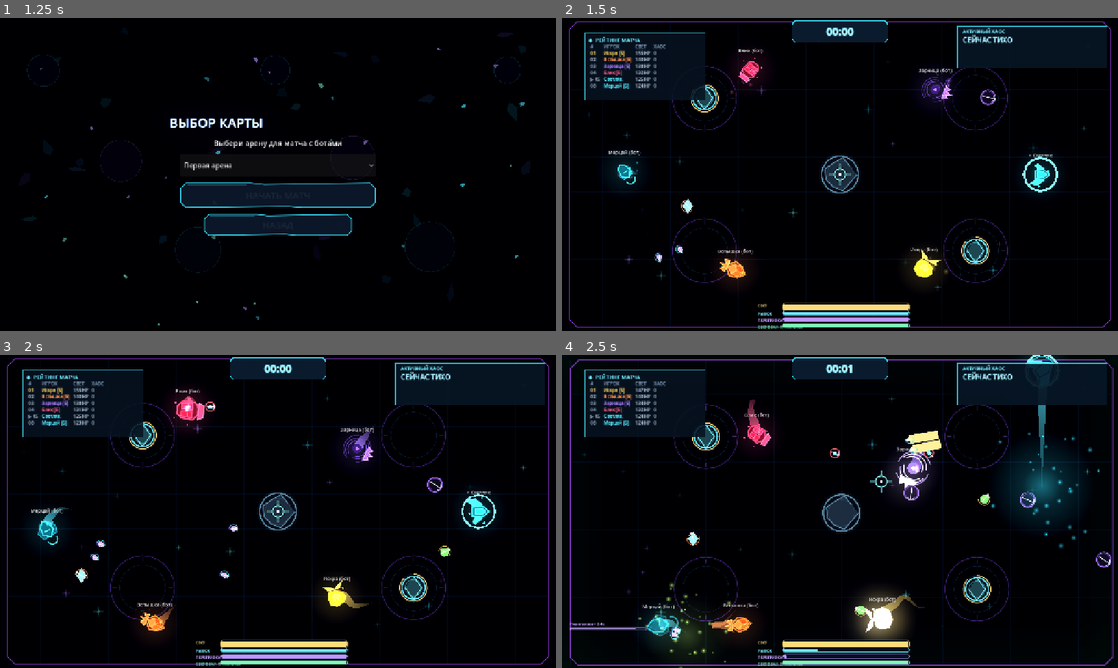
Above: before the commit, frames 1-4 (two rows, left to right).
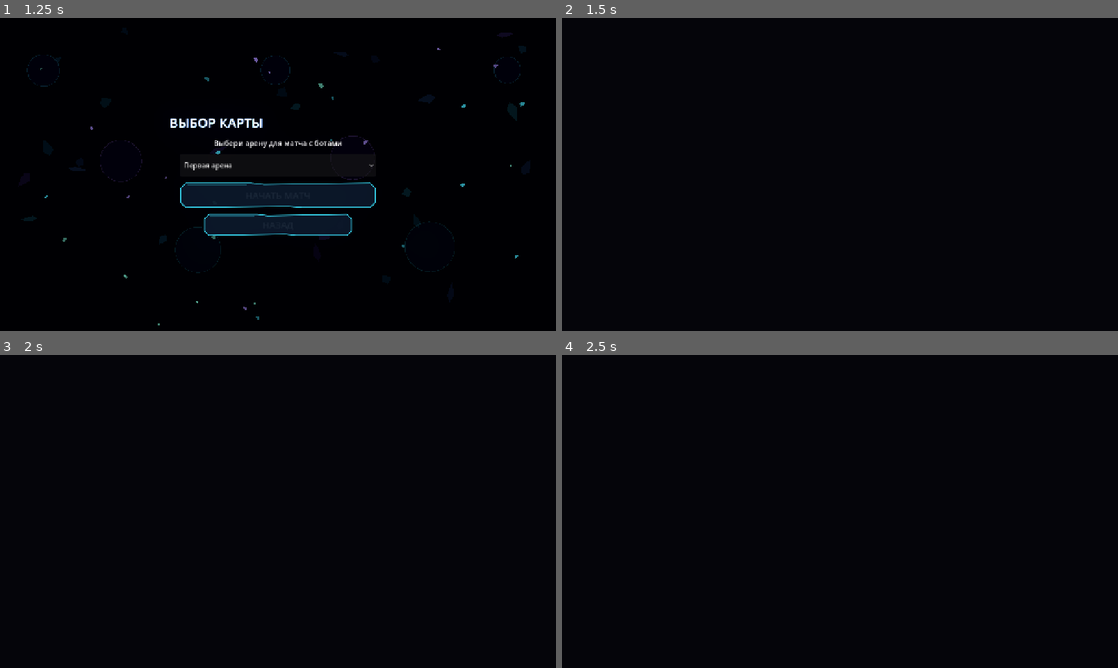
Above: after the commit, the same moments.

Repository: DvoreZZKy/svetobalamut
Game: Godot game, scene res://scenes/menu.tscn
The game is run twice, just before and just after one commit, with the same random seed, the same clock (stepped at 60 frames per second) and the same inputs.
Inputs (mouse positions are in pixels of both pictures, inside the frame that each line leads up to):
- Up to frame 1 (1.25 s): click "Играть одному (с ботами)" at 0.5 s
- Up to frame 2 (1.5 s): click "НАЧАТЬ МАТЧ" at 1.25 s
- Up to frame 3 (2 s): no input
- Up to frame 4 (2.5 s): tap Enter (restart) at 2 s; move the mouse to (867, 511) at 2.02 s; hold W (up) from 2.03 s (still down); hold Space (dash) from 2.03 s (still down); tap Q (ability) at 2.1 s; click (867, 511) at 2.17 s

Frame 1 is identical in both runs. In frame 2, 8.8% of the frame differs, in the area x 1-99%, y 0-100%; in frame 3, 9.3%; in frame 4, 17%, in the area x 1-100%, y 0-100%.
Error after the commit: Parse Error: Unindent doesn't match the previous indentation level. (res://scripts/arena.gd:2277)

Commit message:
Improve ability HUD clarity, feedback, post-match input and bot zone awareness

Diff:
--- a/scripts/arena.gd
+++ b/scripts/arena.gd
@@ -538,27 +538,27 @@
 	ability_duration_bar = _bar(Vector2(18, 0), Vector2(176, 7), Color("#c3a0ff"), cl)
 	ability_duration_bar.anchor_top = 1.0
 	ability_duration_bar.anchor_bottom = 1.0
-	ability_duration_bar.offset_top = -94
-	ability_duration_bar.offset_bottom = -87
+	ability_duration_bar.offset_top = -132
+	ability_duration_bar.offset_bottom = -125
 	ability_duration_bar.visible = false
 	extra_duration_bar = _bar(Vector2(18, 0), Vector2(176, 7), Color("#72f5b4"), cl)
 	extra_duration_bar.anchor_top = 1.0
 	extra_duration_bar.anchor_bottom = 1.0
-	extra_duration_bar.offset_top = -73
-	extra_duration_bar.offset_bottom = -66
+	extra_duration_bar.offset_top = -104
+	extra_duration_bar.offset_bottom = -97
 	extra_duration_bar.visible = false
 	ability_duration_label = _label("Q • ДЕЙСТВУЕТ", 9, Vector2(18, 0), Vector2(176, 13), cl)
 	ability_duration_label.anchor_top = 1.0
 	ability_duration_label.anchor_bottom = 1.0
-	ability_duration_label.offset_top = -108
-	ability_duration_label.offset_bottom = -95
+	ability_duration_label.offset_top = -149
+	ability_duration_label.offset_bottom = -135
 	ability_duration_label.add_theme_color_override("font_color", Color("#c3a0ff"))
 	ability_duration_label.visible = false
 	extra_duration_label = _label("F • ДЕЙСТВУЕТ", 9, Vector2(18, 0), Vector2(176, 13), cl)
 	extra_duration_label.anchor_top = 1.0
 	extra_duration_label.anchor_bottom = 1.0
-	extra_duration_label.offset_top = -87
-	extra_duration_label.offset_bottom = -74
+	extra_duration_label.offset_top = -121
+	extra_duration_label.offset_bottom = -107
 	extra_duration_label.add_theme_color_override("font_color", Color("#72f5b4"))
 	extra_duration_label.visible = false
 	var light_caption := _label("СВЕТ", 9, Vector2.ZERO, Vector2(54, 14), cl)
@@ -1109,6 +1109,9 @@
 
 func _input(event: InputEvent) -> void:
 	if event is InputEventMouseButton and event.pressed and event.button_index in [MOUSE_BUTTON_WHEEL_UP, MOUSE_BUTTON_WHEEL_DOWN]:
+		# The post-match screen owns the mouse wheel completely: never zoom the arena there.
+		if view.get("ph", "play") == "over":
+			return
 		var over_result_scroll := result_detail_open and is_instance_valid(result_list_scroll) and result_list_scroll.get_global_rect().has_point(event.position)
 		if not over_result_scroll:
 			camera_zoom = clampf(camera_zoom + (0.06 if event.button_index == MOUSE_BUTTON_WHEEL_UP else -0.06), 0.42, 1.25)
@@ -2271,6 +2274,13 @@
 				if is_instance_valid(fx_mat):
 					var tw := create_tween()
 					tw.tween_method(func(v: float): fx_mat.set_shader_parameter("aberr", v), 0.03, 0.0, 0.55)
+ 			"ability_failed":
+				if int(e.get("id", 0)) == local_id:
+					_show_banner("НИКОГО В РАДИУСЕ — АТАКА НЕ УДАЛАСЬ")
+					Sfx.play("hit", 0.65, -8.0)
+			"ability_notice":
+				if int(e.get("id", 0)) == local_id:
+					_show_banner(str(e.get("text", "СПОСОБНОСТЬ АКТИВИРОВАНА")))
 			"ability":
 				var ability_kind := int(e.get("kind", 0))
 				if ability_kind == 7:
--- a/scripts/sim.gd
+++ b/scripts/sim.gd
@@ -9,6 +9,48 @@
 var danger_half_extents := Vector2.ZERO
 var map_object_timer := 2.0
 const MAX_LIGHT := 125.0
+const ABILITY_Q_NOTICES := [
+	"Перегрузка: скорость и темп атак повышены",
+	"Энергощит: входящий урон уменьшен",
+	"Фазовый скачок: рывок вперёд с неуязвимостью",
+	"Звёздный залп: круг из десяти рикошетящих снарядов",
+	"Разгон: ускорение передвижения",
+	"Притяжение: поле притягивает ближайших противников",
+	"Липкая броня: получен временный щит",
+	"Вспышка: мощный взрыв вокруг персонажа",
+	"Смещение: созданы два отвлекающих двойника",
+	"Гранёный залп: следующие пять выстрелов усилены",
+	"Гравитационная яма: поле притягивает врагов",
+	"Отскок: следующие пять выстрелов рикошетят",
+	"Перегрев: временно повышен урон",
+	"Высасывание: ближайший противник теряет свет",
+	"Размах: ускорение и усиленный размах",
+	"Поглощение: щит поглощает снаряды",
+	"Автотурель: турель активна рядом с вами",
+	"Отталкивание: включено силовое поле",
+	"Фазирование: краткая неуязвимость"
+]
+const ABILITY_F_NOTICES := [
+	"Световая приманка: пожиратели отвлекаются на маяк",
+	"Поглощение снарядов: ловите выстрелы и превращайте их в свет",
+	"Фазовая защита: проходите сквозь угрозы",
+	"Призматические выстрелы: следующие три атаки раздваиваются",
+	"Цепная молния: удар по ближайшим врагам",
+	"Отталкивающий импульс: отбрасывает ближайших врагов",
+	"Отталкивающий импульс: отбрасывает ближайших врагов",
+	"Сверхновая: мощный круговой взрыв",
+	"Пространственный скачок: длинный телепорт вперёд",
+	"Защитный щит: получено 30 единиц щита",
+	"Гравитационное поле: притягивает ближайших врагов",
+	"Веерный рикошет: выпущено пять отражающихся снарядов",
+	"Вулканический выброс: оглушающий круговой взрыв",
+	"Высасывание энергии: наносит урон и восстанавливает свет",
+	"Ударная волна: отбрасывает врагов вокруг",
+	"Преобразование щита: запас щита превращён в свет",
+	"Усиленная турель: турель продлена до шести секунд",
+	"Смена полярности: поле меняет притяжение на отталкивание",
+	"Фазовый скачок: короткий телепорт с защитой"
+]
 const CLASS_STATS := [
 	{"name":"Светляк","hp":125.0,"def":0.95,"atk":0.90,"speed":1.12,"rate":0.22,"ability":"Перегрузка"},
 	{"name":"Капсула","hp":136.0,"def":0.88,"atk":1.30,"speed":0.83,"rate":0.56,"ability":"Энергощит"},
@@ -336,9 +378,15 @@
 			p.light -= DASH_COST
 			events.append({"t": "dash", "x": p.pos.x, "y": p.pos.y, "c": p.ci})
 	if want_ability and p.ability_cd <= 0.0:
-		_use_ability(p)
+		if _ability_requires_target(int(p.kind), false) and not _ability_target_available(p, false):
+			events.append({"t":"ability_failed","id":p.id,"x":p.pos.x,"y":p.pos.y,"c":p.ci})
+		else:
+			_use_ability(p)
 	if want_extra and float(p.get("extra_cd", 0.0)) <= 0.0:
-		_use_extra_ability(p)
+		if _ability_requires_target(int(p.kind), true) and not _ability_target_available(p, true):
+			events.append({"t":"ability_failed","id":p.id,"x":p.pos.x,"y":p.pos.y,"c":p.ci})
+		else:
+			_use_extra_ability(p)
 	if effects.has("magnet"):
 		var b := _brightest(p.id)
 		if not b.is_empty():
@@ -443,6 +491,7 @@
 	elif kind == 15:
 		_spawn_class_bullet(p, aim, 650.0, 11.0, 0.72, 1.8, {"absorb_bubble": true})
 	elif kind == 16:
+		# Generator's normal attack places a short-lived turret at the aimed location.
 		var turret_pos: Vector2 = (p.pos + aim * 105.0).clamp(Vector2(50, 50), world_size - Vector2(50, 50))
 		var found := false
 		for turret in attack_turrets:
@@ -617,6 +666,37 @@
 	if kind == 16:
 		return 16.0
 	return 13.0
+
+
+func _ability_requires_target(kind: int, is_extra: bool) -> bool:
+	if is_extra:
+		return kind in [4, 7, 12, 13, 14, 17]
+	return kind in [4, 7, 13, 14]
+
+
+func _ability_target_available(p: Dictionary, is_extra: bool) -> bool:
+	var kind := int(p.kind)
+	var radius := 300.0
+	if is_extra:
+		match kind:
+			4: radius = 300.0
+			7: radius = 280.0
+			12: radius = 205.0
+			13: radius = 360.0
+			14: radius = 220.0
+			17: radius = 155.0
+	else:
+		match kind:
+			4: radius = 300.0
+			7: radius = 230.0
+			13: radius = 360.0
+			14: radius = 220.0
+	for target in players.values():
+		if int(target.id) == int(p.id) or target.shadow or target.decoy or float(target.get("inv", 0.0)) > 0.0:
+			continue
+		if (target.pos as Vector2).distance_to(p.pos) <= radius:
+			return true
+	return false
 
 
 func _use_ability(p: Dictionary) -> void:
@@ -679,6 +759,7 @@
 		18:
 			p.phase_t = 1.0
 			p.inv = maxf(float(p.inv), 1.0)
+	events.append({"t":"ability_notice","id":p.id,"text":str(ABILITY_Q_NOTICES[int(p.kind)])})
 
 
 func _use_extra_ability(p: Dictionary) -> void:
@@ -746,6 +827,7 @@
 		18:
 			p.pos = (p.pos + p.aim * 260.0).clamp(Vector2(40,40), world_size - Vector2(40,40))
 			p.inv = maxf(float(p.inv), 0.55)
+	events.append({"t":"ability_notice","id":p.id,"text":str(ABILITY_F_NOTICES[int(p.kind)])})
 
 
 
@@ -1711,6 +1793,21 @@
 				break
 		if not inp.dash and rng.randf() < 0.0015:
 			inp.dash = true
+	# Bots recognise the shrinking danger rectangle and retreat before it reaches them.
+	if elapsed_time >= float(map_data.get("zone_delay", 120.0)):
+		var center := world_size * 0.5
+		var safe_min := center - danger_half_extents + Vector2(78.0, 78.0)
+		var safe_max := center + danger_half_extents - Vector2(78.0, 78.0)
+		var safe_target: Vector2 = p.pos.clamp(safe_min, safe_max)
+		var outside_safe := safe_target.distance_squared_to(p.pos) > 1.0
+		var near_edge := absf(p.pos.x - center.x) > danger_half_extents.x - 150.0 or absf(p.pos.y - center.y) > danger_half_extents.y - 150.0
+		if outside_safe or near_edge:
+			var retreat: Vector2 = (safe_target - p.pos).normalized() if outside_safe else (center - p.pos).normalized()
+			var urgency := 1.0 if outside_safe else 0.55
+			mv = (retreat * (2.2 * urgency) + mv * 0.18).limit_length(1.0)
+			if outside_safe and p.dash_cd <= 0.0 and rng.randf() < 0.035:
+				inp.dash = true
+			inp.fire = false if outside_safe else inp.fire
 	for item in map_data.get("objects", []):
 		var obstacle_type := str(item.get("type", "rock"))
 		if not ["rock", "crystal", "cover", "container", "plant"].has(obstacle_type):
